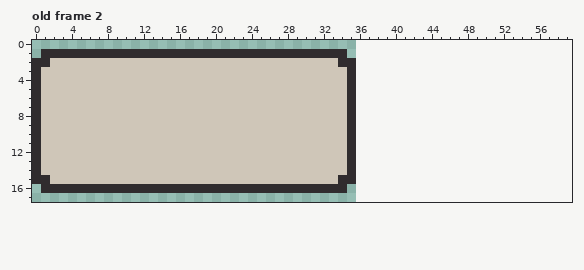
Two states of a pixel-art file, assets/tile/sidebar/label.aseprite. That is the earlier state.
36x18 pixels, 2 frames. Shown: old frame 2. The old version is drawn lined up with the new one, on the new canvas. The commit also changed other frames, which this record leaves out.
Once edited:
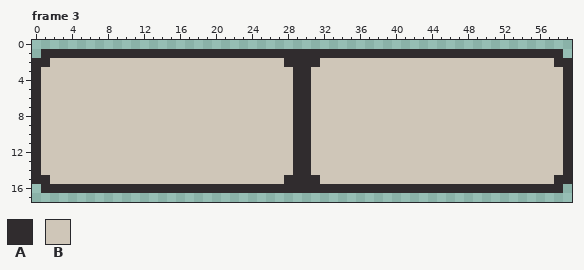
Palette (. is transparent): A #302c2e  B #cfc6b8
A new or re-ordered frame is compared with the old frame closest to it.
Change:
canvas 36x18 -> 60x18
frames 2 -> 3
Frame 3 is new; against old frame 2:
y 1: x 35..58 ........................ -> AAAAAAAAAAAAAAAAAAAAAAAA
y 2: x 28..31 BBBB -> AAAA; x 34..59 AA........................ -> BBBBBBBBBBBBBBBBBBBBBBBBAA
y 3..14: x 29..30 BB -> AA; x 35..59 A........................ -> BBBBBBBBBBBBBBBBBBBBBBBBA
y 15: x 28..31 BBBB -> AAAA; x 34..59 AA........................ -> BBBBBBBBBBBBBBBBBBBBBBBBAA
y 16: x 35..58 ........................ -> AAAAAAAAAAAAAAAAAAAAAAAA
Pixel boxes of the changes (left, top, right, bottom) in both pictures:
changed: (284, 49, 572, 193)
